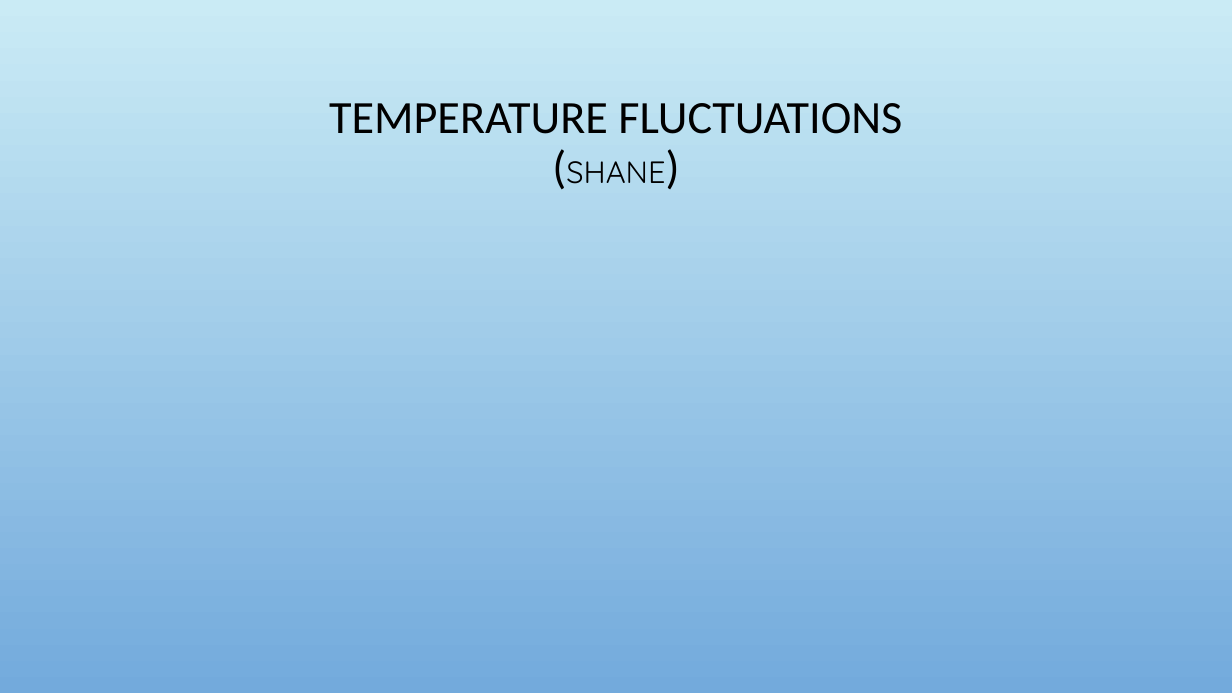
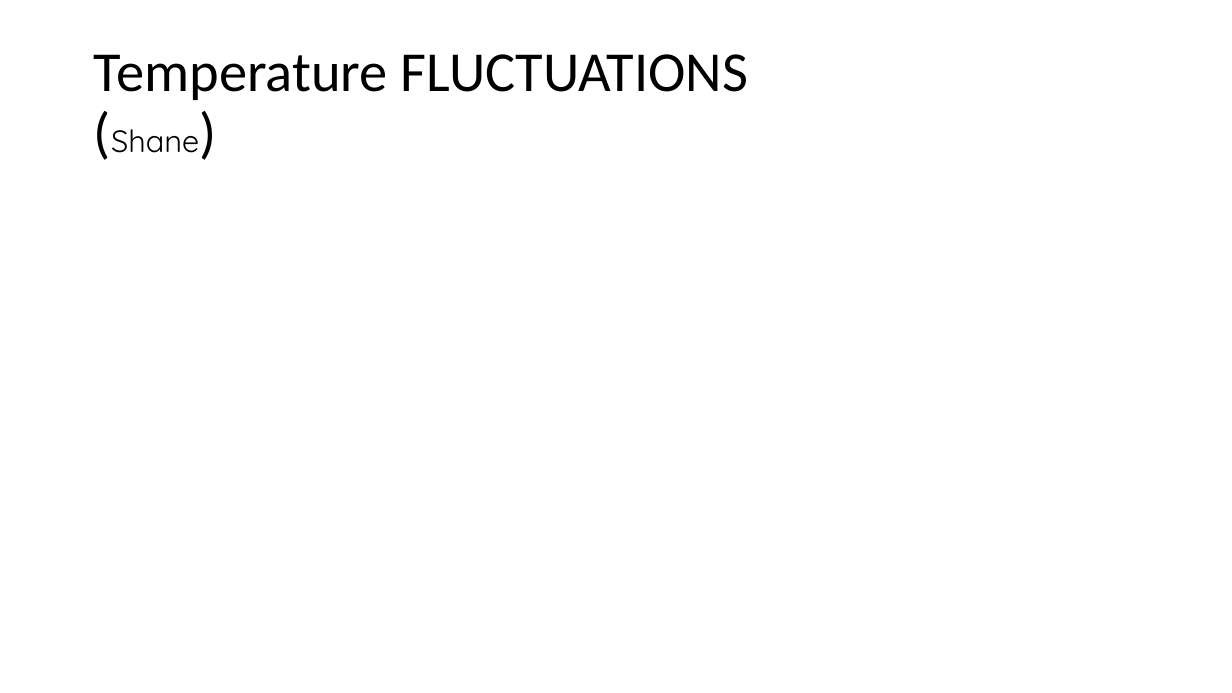
Before and after one commit to Siraj2493/Project-1, a slide deck: slide 12 of A-TEAM Presentation.pptx (slide 8 before the commit). Drawn at 1232x693 pixels with LibreOffice and Linux fonts; fonts in the diff are those of the drawing; background and template pictures are left out. Boxes give left, top, right and bottom in pixels: in the first picture for what was removed or moved away, otherwise in the second. Text is boxed around its words. In the diff, an @@ line names an element or a change of style, - is before the commit and + after.

```diff
--- a/A-TEAM Presentation.pptx
+++ b/A-TEAM Presentation.pptx
@@ background picture (left out) to #FFFFFF @@
@@ title at (94, 54, 748, 153): text changed; size 36 to 44 pt @@
-TEMPERATURE FLUCTUATIONS
-(SHANE)
+Temperature FLUCTUATIONS
+(Shane)
```
Also in this commit, not shown: 7 other slides changed, 5 slides added, 1 slide removed, 1 other file.
